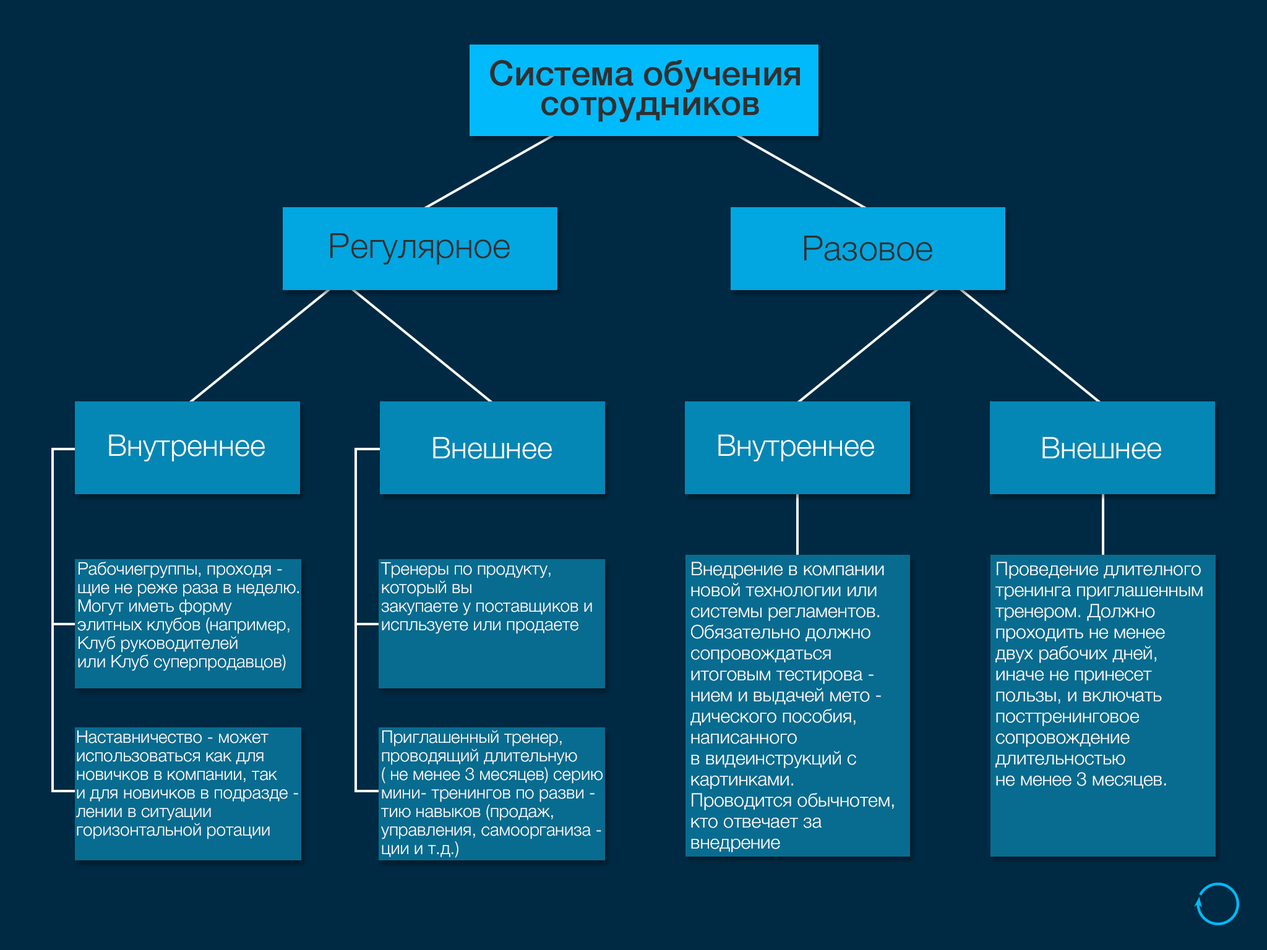
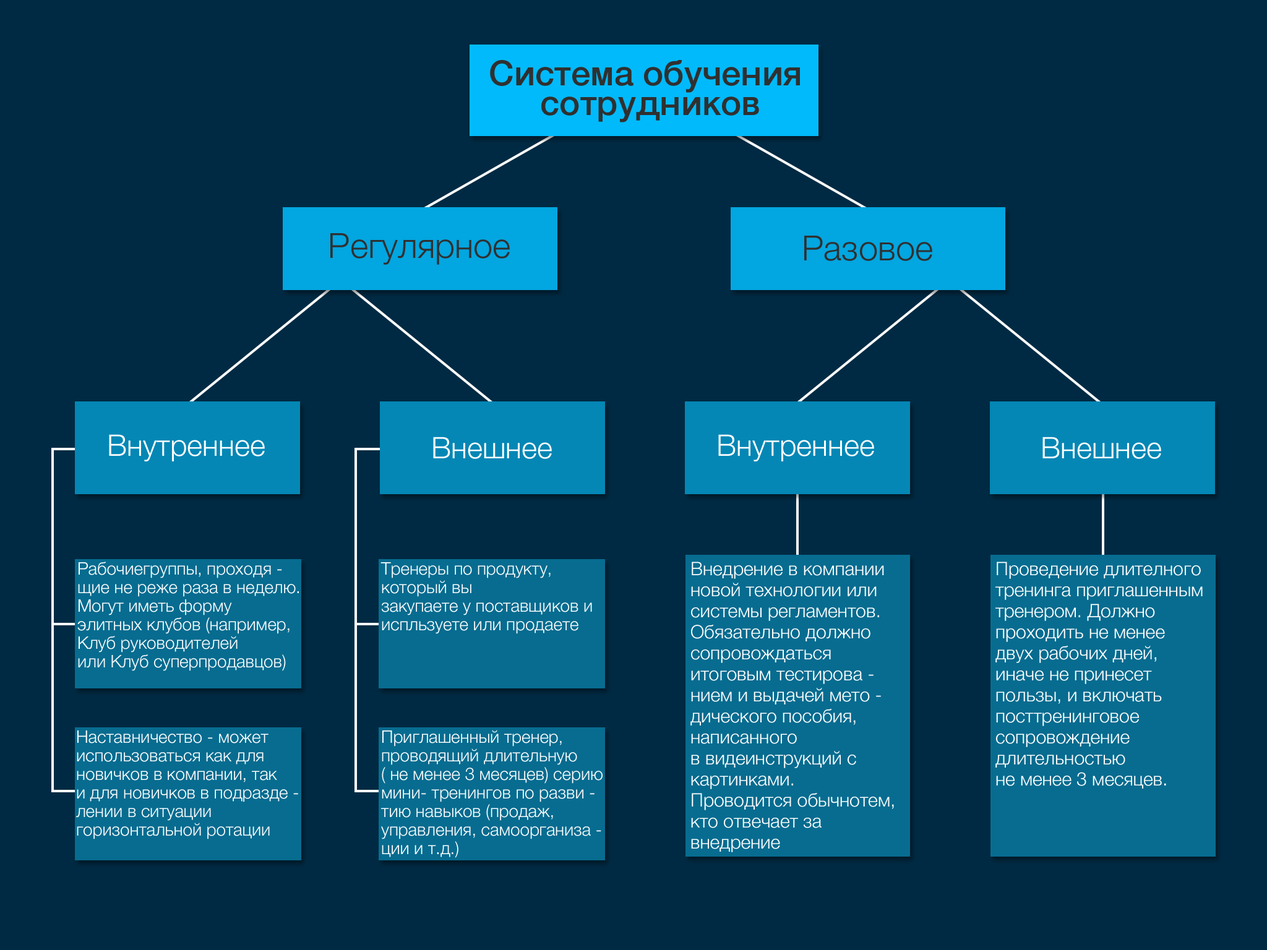
Two versions of the same layered image (1267x950). Layer-by-layer changes:
renamed "Система обучения сотрудников" to "#c absolute", moved it above "#c absolute", painted on it over [489,59,797,123]
removed layer "Rectangle 1 copy 28" over [380,729,603,858]
removed layer "Rectangle 1 copy 27" over [380,562,592,634]
removed layer "Rectangle 1 copy 26" over [76,730,299,840]
removed layer "Rectangle 1 copy 25" over [77,561,298,672]
removed layer "Rectangle 1 copy 24" over [690,561,894,853]
removed layer "Rectangle 1 copy 23" over [995,561,1203,787]
removed layer "Rectangle 1 copy 21" over [718,434,874,462]
removed layer "Rectangle 1 copy 3" over [108,434,265,462]
removed layer "Rectangle 1 copy" over [332,233,510,265]
removed layer "Rectangle 1" over [489,59,797,123]
renamed "Регулярное" to "#c absolute", moved it above "#c absolute", painted on it over [332,233,510,265]
renamed "Внутреннее" to "#c absolute", moved it above "#c absolute", painted on it over [108,434,265,462]
renamed "Рабочиегруппы, проходя - щие не реже раза в неделю. Могут иметь" to "#c absolute", moved it above "#c absolute", painted on it over [77,561,298,672]
renamed "Тренеры по продукту, который вы закупаете у поставщиков и исп" to "#c absolute", painted on it over [380,562,592,634]
renamed "Внедрение в компании новой технологии или системы регламентов" to "#c absolute", moved it above "#c absolute", painted on it over [690,561,894,853]
renamed "Проведение длителного тренинга приглашенным тренером. Должно" to "#c absolute", moved it above "#c absolute", painted on it over [995,561,1203,787]
renamed "Наставничество - может использоваться как для новичков в комп" to "#c absolute", painted on it over [76,730,299,840]
renamed "Приглашенный тренер, проводящий длительную ( не менее 3 месяц" to "#c absolute", moved it above "#st absolute", painted on it over [380,729,603,858]
removed layer "Layer 0" over [76,59,1239,926]
…and 8 more changes (4 painted, 4 removed, 4 renamed, 4 stack)
